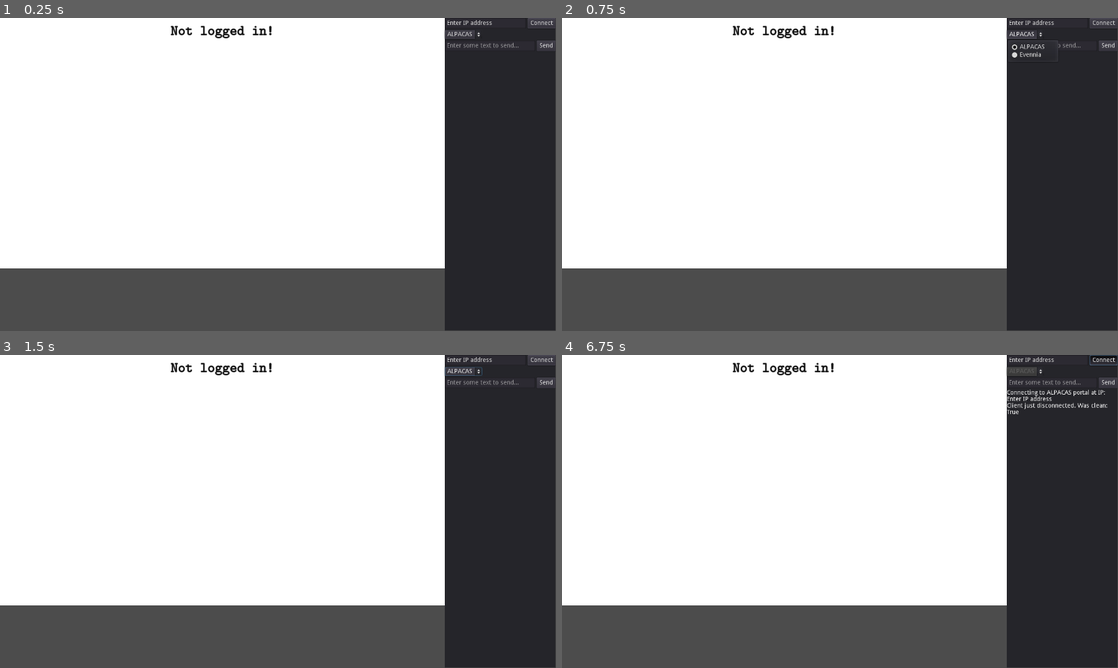
Above: before the commit, frames 1-4 (two rows, left to right).
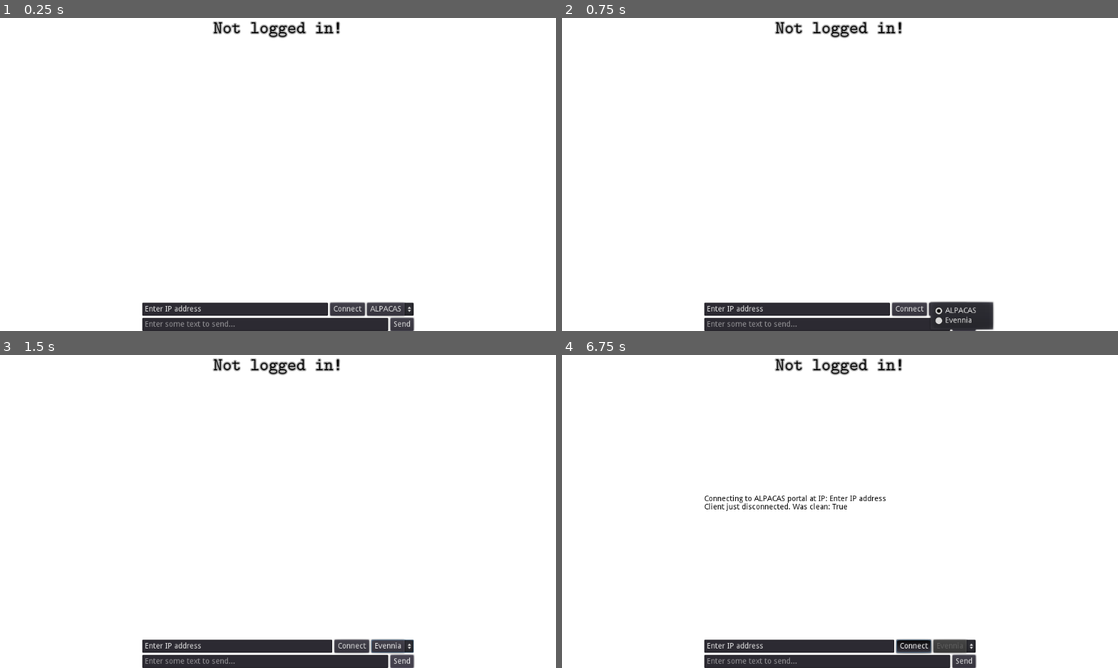
Above: after the commit, the same moments.

Repository: FreeDelete-Software/ALPACASclient
Game: Godot game, scene res://Game.tscn
Same seed, same stepped clock (60 frames per second), same inputs: the game is played once before the commit and once after it.
Inputs:
- Up to frame 1 (0.25 s): no input
- Up to frame 2 (0.75 s): click "ALPACAS" at 0.5 s
- Up to frame 3 (1.5 s): click "Send" at 1.25 s
- Up to frame 4 (6.75 s): click "ALPACAS" (after the commit: "Evennia") at 2 s; click "ALPACAS" (after the commit: "Evennia") at 2.75 s; click "ALPACAS" at 3.5 s; click "Send" at 4.25 s; click "ALPACAS" (after the commit: "Evennia") at 5 s; click "Send" at 5.75 s; click "Connect" at 6.5 s

The runs differ from the first frame. In frame 1, 36% of the frame differs, in the area x 0-100%, y 0-100%; in frame 2, 36%; in frame 3, 36%; in frame 4, 37%.

Commit message:
Modify layout of UI
Make it look a little less cramped.

Diff:
--- a/Game.tscn
+++ b/Game.tscn
@@ -13,9 +13,8 @@
 [node name="Render" parent="." instance=ExtResource( 1 )]
 
 [node name="Client" parent="." instance=ExtResource( 2 )]
-margin_left = 1024.0
-margin_right = -1.0
-margin_bottom = -1.0
+margin_left = -250.0
+margin_right = 250.0
 
 [connection signal="logged_in" from="Client" to="Render" method="_on_Client_logged_in"]
 [connection signal="render" from="Client" to="Render" method="_on_Client_render"]
--- a/client/client.tscn
+++ b/client/client.tscn
@@ -5,76 +5,78 @@
 [ext_resource path="res://client/alpacas.gd" type="Script" id=4]
 
 [node name="Client" type="Control"]
-anchor_right = 1.0
+anchor_left = 0.5
+anchor_top = 1.0
+anchor_right = 0.5
 anchor_bottom = 1.0
+margin_left = -300.0
+margin_top = -318.0
+margin_right = 300.0
 script = ExtResource( 1 )
 __meta__ = {
 "_edit_use_anchors_": false
 }
 
-[node name="Panel" type="Panel" parent="."]
+[node name="Panel" type="Control" parent="."]
+anchor_right = 1.0
+anchor_bottom = 1.0
+
+[node name="VBoxContainer" type="VBoxContainer" parent="Panel"]
 anchor_right = 1.0
 anchor_bottom = 1.0
 __meta__ = {
 "_edit_use_anchors_": false
 }
 
-[node name="VBoxContainer" type="VBoxContainer" parent="Panel"]
-anchor_right = 1.0
-anchor_bottom = 1.0
+[node name="RichTextLabel" type="RichTextLabel" parent="Panel/VBoxContainer"]
+margin_right = 600.0
+margin_bottom = 262.0
+focus_mode = 2
+size_flags_vertical = 3
+custom_colors/default_color = Color( 0, 0, 0, 1 )
+scroll_following = true
+selection_enabled = true
 
 [node name="Connect" type="HBoxContainer" parent="Panel/VBoxContainer"]
-margin_right = 1280.0
-margin_bottom = 24.0
+margin_top = 266.0
+margin_right = 600.0
+margin_bottom = 290.0
 
 [node name="Host" type="LineEdit" parent="Panel/VBoxContainer/Connect"]
-margin_right = 1212.0
+margin_right = 499.0
 margin_bottom = 24.0
 size_flags_horizontal = 3
 text = "Enter IP address"
 placeholder_text = "127.0.0.1"
 
 [node name="Connect" type="Button" parent="Panel/VBoxContainer/Connect"]
-margin_left = 1216.0
-margin_right = 1280.0
+margin_left = 503.0
+margin_right = 567.0
 margin_bottom = 24.0
 toggle_mode = true
 text = "Connect"
 
-[node name="Settings" type="HBoxContainer" parent="Panel/VBoxContainer"]
-margin_top = 28.0
-margin_right = 1280.0
-margin_bottom = 48.0
-
-[node name="Mode" type="OptionButton" parent="Panel/VBoxContainer/Settings"]
-margin_right = 29.0
-margin_bottom = 20.0
+[node name="Mode" type="OptionButton" parent="Panel/VBoxContainer/Connect"]
+margin_left = 571.0
+margin_right = 600.0
+margin_bottom = 24.0
 
 [node name="Send" type="HBoxContainer" parent="Panel/VBoxContainer"]
-margin_top = 52.0
-margin_right = 1280.0
-margin_bottom = 76.0
+margin_top = 294.0
+margin_right = 600.0
+margin_bottom = 318.0
 
 [node name="LineEdit" type="LineEdit" parent="Panel/VBoxContainer/Send"]
-margin_right = 1233.0
+margin_right = 553.0
 margin_bottom = 24.0
 size_flags_horizontal = 3
 placeholder_text = "Enter some text to send..."
 
 [node name="Send" type="Button" parent="Panel/VBoxContainer/Send"]
-margin_left = 1237.0
-margin_right = 1280.0
+margin_left = 557.0
+margin_right = 600.0
 margin_bottom = 24.0
 text = "Send"
-
-[node name="RichTextLabel" type="RichTextLabel" parent="Panel/VBoxContainer"]
-margin_top = 80.0
-margin_right = 1280.0
-margin_bottom = 720.0
-focus_mode = 2
-size_flags_vertical = 3
-scroll_following = true
-selection_enabled = true
 
 [node name="Evennia" type="Node" parent="."]
 script = ExtResource( 3 )
@@ -83,7 +85,7 @@
 script = ExtResource( 4 )
 
 [connection signal="toggled" from="Panel/VBoxContainer/Connect/Connect" to="." method="_on_Connect_toggled"]
-[connection signal="item_selected" from="Panel/VBoxContainer/Settings/Mode" to="." method="_on_Mode_item_selected"]
+[connection signal="item_selected" from="Panel/VBoxContainer/Connect/Mode" to="." method="_on_Mode_item_selected"]
 [connection signal="text_entered" from="Panel/VBoxContainer/Send/LineEdit" to="." method="_on_LineEdit_text_entered"]
 [connection signal="pressed" from="Panel/VBoxContainer/Send/Send" to="." method="_on_Send_pressed"]
 [connection signal="alpacas_closed" from="ALPACAS" to="." method="_on_alpacas_closed"]
--- a/client/client_ui.gd
+++ b/client/client_ui.gd
@@ -21,7 +21,7 @@
 onready var _log_dest = $Panel/VBoxContainer/RichTextLabel
 onready var _line_edit = $Panel/VBoxContainer/Send/LineEdit
 onready var _host = $Panel/VBoxContainer/Connect/Host
-onready var _client_mode = $Panel/VBoxContainer/Settings/Mode
+onready var _client_mode = $Panel/VBoxContainer/Connect/Mode
 
 
 func _ready():
--- a/font/cmu-typewriter/Typewriter.tres
+++ b/font/cmu-typewriter/Typewriter.tres
@@ -5,6 +5,6 @@
 [resource]
 resource_name = "Typewriter"
 size = 32
-outline_size = 1
-outline_color = Color( 0.435294, 0.435294, 0.435294, 1 )
+outline_size = 2
+outline_color = Color( 0.698039, 0.698039, 0.698039, 1 )
 font_data = ExtResource( 1 )
--- a/project.godot
+++ b/project.godot
@@ -20,8 +20,7 @@
 
 [display]
 
-window/size/width=1280
-window/size/height=720
+window/size/height=576
 
 [physics]
 
--- a/render/render.tscn
+++ b/render/render.tscn
@@ -6,8 +6,8 @@
 [ext_resource path="res://render/player/player.tscn" type="PackedScene" id=4]
 
 [node name="Render" type="Control"]
-margin_right = 1024.0
-margin_bottom = 576.0
+anchor_right = 1.0
+anchor_bottom = 1.0
 script = ExtResource( 1 )
 __meta__ = {
 "_edit_use_anchors_": false
@@ -26,8 +26,8 @@
 }
 
 [node name="RoomName" type="Label" parent="."]
-margin_right = 1024.0
-margin_bottom = 64.0
+anchor_right = 1.0
+margin_bottom = 41.0
 custom_fonts/font = ExtResource( 2 )
 custom_colors/font_color = Color( 0, 0, 0, 1 )
 text = "Room Name"
@@ -38,7 +38,9 @@
 }
 
 [node name="Player" parent="." instance=ExtResource( 4 )]
-margin_left = -18.761
-margin_top = 320.117
-margin_right = -18.761
-margin_bottom = 320.117
+anchor_top = 1.0
+anchor_bottom = 1.0
+margin_left = -21.527
+margin_top = -255.632
+margin_right = -21.527
+margin_bottom = -255.632
Not shown, changed: VERSION
